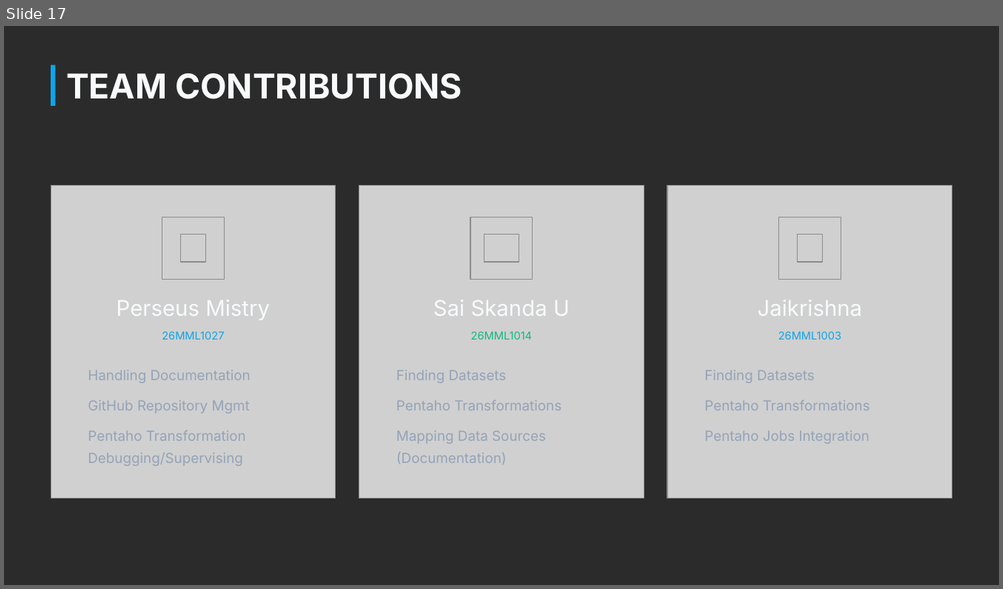
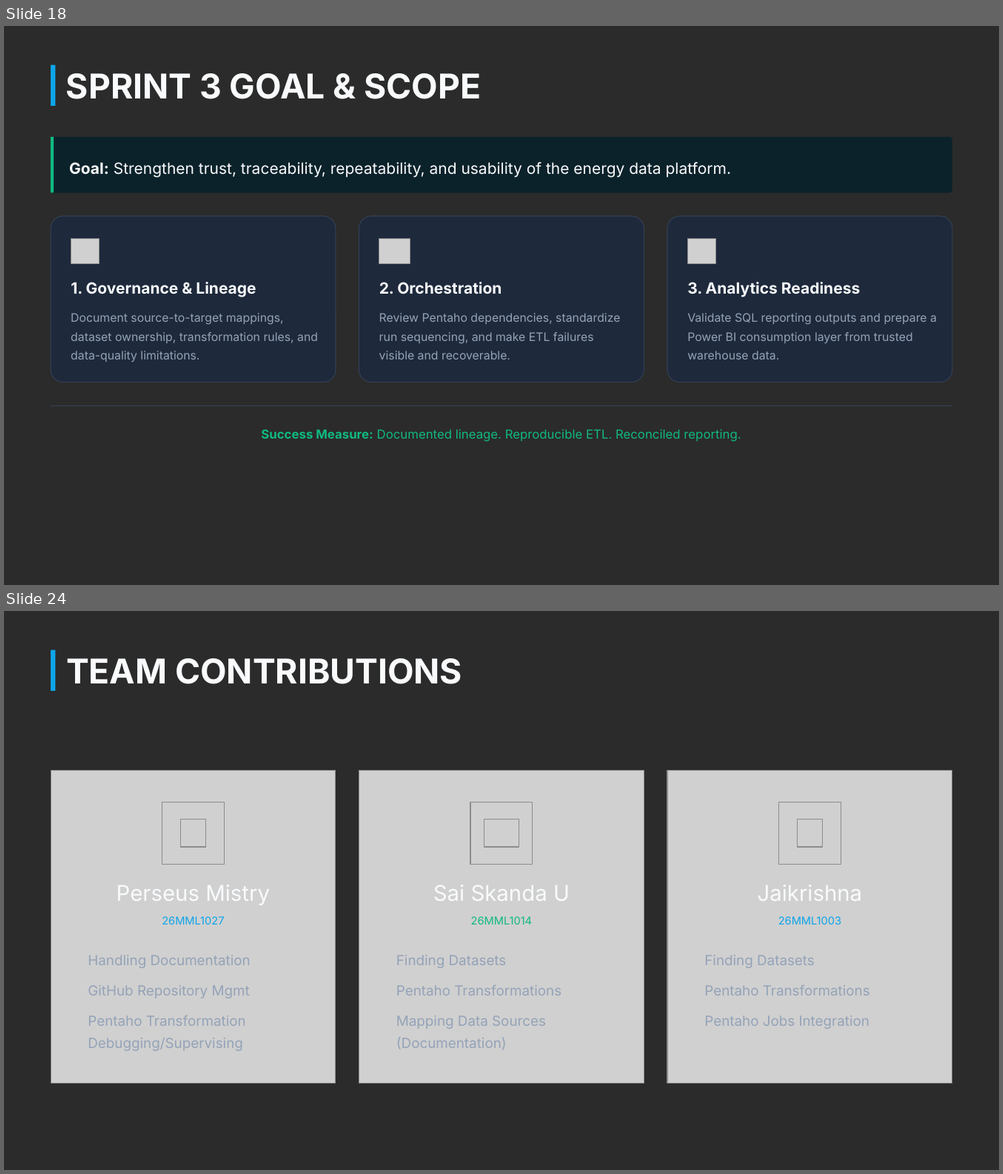
Before and after one commit to Perseus04/Enterprise-Energy-Data-Platform, a slide deck: docs/report/Enterprise Energy Data Platform Progress 1.pptx. Shown one above the other, each under a label of ours: slide 17 before the commit, slides 18 and 24 after it; the slides between them are not shown. The pictures are 1003x589 and 1003x1174 pixels, drawn with LibreOffice and Linux fonts; fonts in the diff are those of the drawing; grey boxes stand for pictures; background and template pictures are left out; a plain dark background stands for a picture behind light text. Boxes give left, top, right and bottom in pixels: in the first picture for what was removed or moved away, otherwise in the second. Text is boxed around its words. In the diff, an @@ line names an element or a change of style, - is before the commit and + after.

Commit message:
Updating Transformations and Documentation.

```diff
--- a/docs/report/Enterprise Energy Data Platform Progress 1.pptx
+++ b/docs/report/Enterprise Energy Data Platform Progress 1.pptx
@@ slide 18 added at [4,26,999,585], background picture (left out) @@
@@ rectangle added at [51,64,55,106], fill #0EA5E9 @@
@@ text added at [66,73,481,99], 33 pt, text #F8FAFC, bold @@
+SPRINT 3 GOAL & SCOPE
@@ rounded rectangle added at [51,137,951,193], fill #0C222A @@
@@ rectangle added at [51,137,54,193], fill #10B981 @@
@@ text added at [69,162,731,178], 15 pt, text #F8FAFC @@
+Goal: Strengthen trust, traceability, repeatability, and usability of the energy data platform.
@@ rounded rectangle added at [51,216,336,383], fill #1E293B, outline #334155 0.75 pt @@
@@ rounded rectangle added at [359,216,644,383], fill #1E293B, outline #334155 0.75 pt @@
@@ rounded rectangle added at [667,216,952,383], fill #1E293B, outline #334155 0.75 pt @@
@@ picture added at [71,238,99,264] @@
@@ picture added at [379,238,410,264] @@
@@ picture added at [688,238,716,264] @@
@@ text added at [71,282,256,298], 15 pt, text #F8FAFC, bold @@
+1. Governance & Lineage
@@ text added at [379,282,501,294], 15 pt, text #F8FAFC, bold @@
+2. Orchestration
@@ text added at [687,282,859,298], 15 pt, text #F8FAFC, bold @@
+3. Analytics Readiness
@@ text added at [71,313,318,362], 11.2 pt, text #94A3B8 @@
+Document source-to-target mappings, dataset ownership, transformation rules, and data-quality limitations.
@@ text added at [379,313,620,360], 11.2 pt, text #94A3B8 @@
+Review Pentaho dependencies, standardize run sequencing, and make ETL failures visible and recoverable.
@@ text added at [687,313,936,360], 11.2 pt, text #94A3B8 @@
+Validate SQL reporting outputs and prepare a Power BI consumption layer from trusted warehouse data.
@@ rectangle added at [51,406,951,406], fill #334155 @@
@@ text added at [261,429,740,442], 12 pt, text #10B981 @@
+Success Measure: Documented lineage. Reproducible ETL. Reconciled reporting.
@@ what was slide 17 is now slide 24 @@
```
Also in this commit, not shown: 1 slide changed, 7 other slides added, 1 slide removed, 25 other files.
